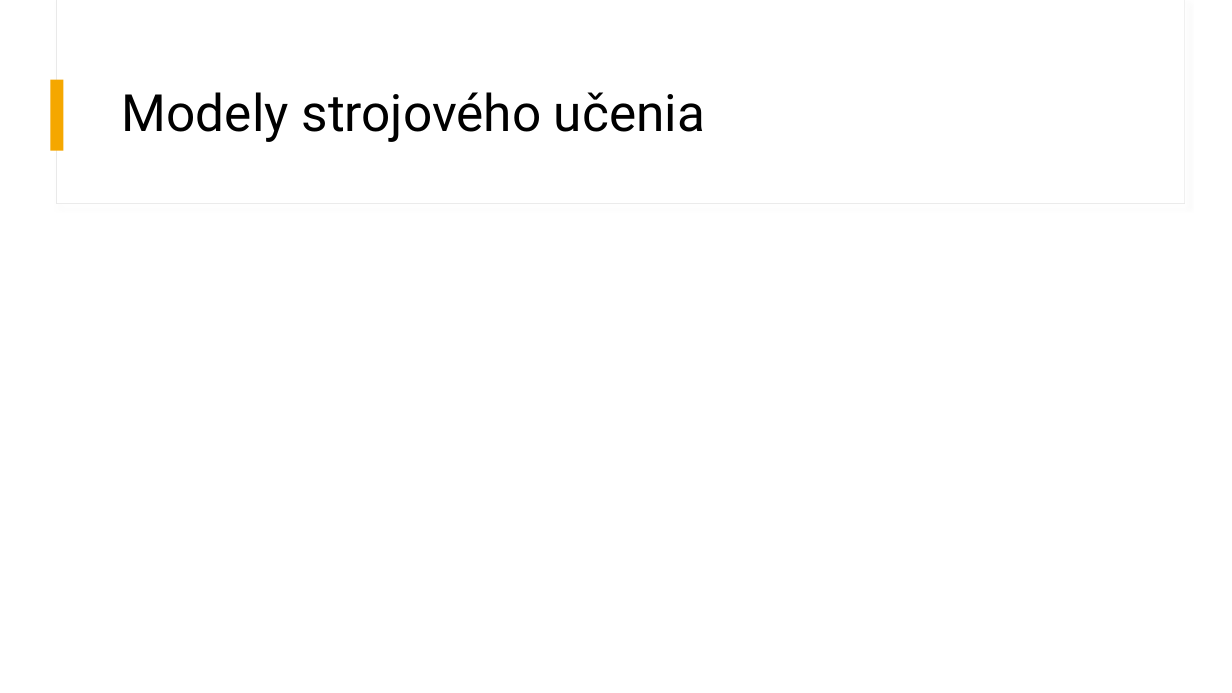
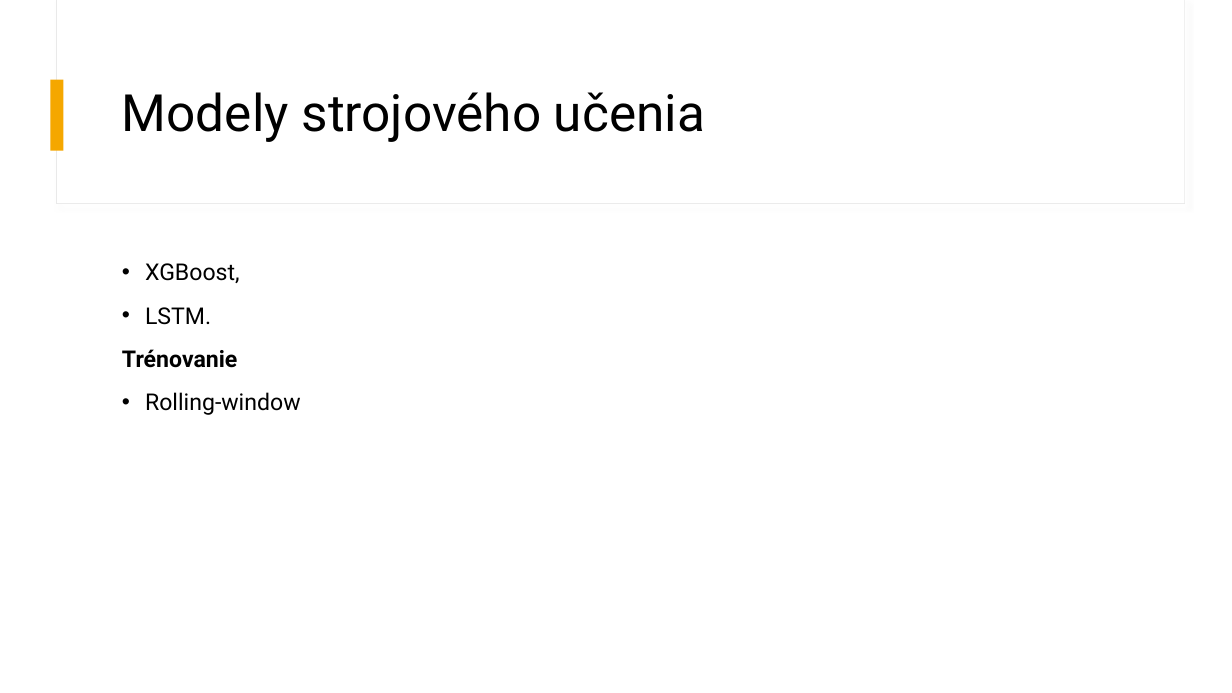
Before and after one commit to MatejLuzak/Identification-of-Patterns-of-Stock-Market-Volatility-in-the-USA-China-and-Europe-Using-AI-Methods, a slide deck: slide 8 of Identifikácia vzorov v časových radoch pre komparáciu volatility.pptx. Drawn at 1232x693 pixels with LibreOffice and Linux fonts; fonts in the diff are those of the drawing. Boxes give left, top, right and bottom in pixels: in the first picture for what was removed or moved away, otherwise in the second. Text is boxed around its words. In the diff, an @@ line names an element or a change of style, - is before the commit and + after.

```diff
--- a/Identifikácia vzorov v časových radoch pre komparáciu volatility.pptx
+++ b/Identifikácia vzorov v časových radoch pre komparáciu volatility.pptx
@@ text added at [122,263,301,415], 18 pt, text #000000 @@
+• XGBoost,
+• LSTM.
+Trénovanie
+• Rolling-window
```
Also in this commit, not shown: 6 other slides changed, 1 slide removed, 1 other file.
